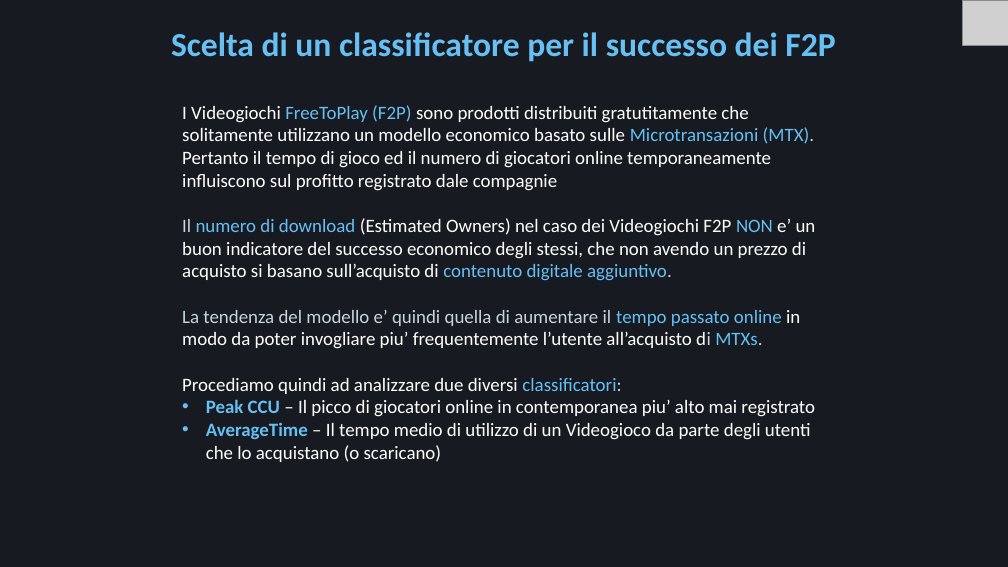
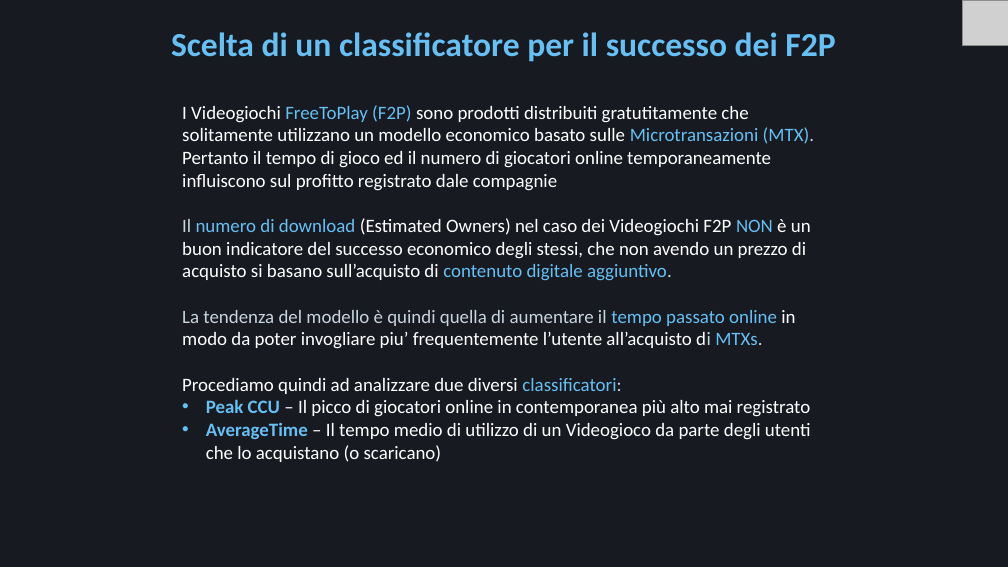
Before and after one commit to Mora11231/VisualizzazioneScientifica, a slide deck: slide 16 of Steam.pptx. Drawn at 1008x567 pixels with LibreOffice and Linux fonts; fonts in the diff are those of the drawing; grey boxes stand for pictures. Boxes give left, top, right and bottom in pixels: in the first picture for what was removed or moved away, otherwise in the second. Text is boxed around its words. In the diff, an @@ line names an element or a change of style, - is before the commit and + after.

Commit message:
Aggiunti accenti

```diff
--- a/Steam.pptx
+++ b/Steam.pptx
@@ text at (182, 218, 811, 349): text changed @@
-Il numero di download (Estimated Owners) nel caso dei Videogiochi F2P NON e’ un buon indicatore del successo economico degli stessi, che non avendo un prezzo di acquisto si basano sull’acquisto di contenuto digitale aggiuntivo.
-La tendenza del modello e’ quindi quella di aumentare il tempo passato online in modo da poter invogliare piu’ frequentemente l’utente all’acquisto di MTXs.
+Il numero di download (Estimated Owners) nel caso dei Videogiochi F2P NON è un buon indicatore del successo economico degli stessi, che non avendo un prezzo di acquisto si basano sull’acquisto di contenuto digitale aggiuntivo.
+La tendenza del modello è quindi quella di aumentare il tempo passato online in modo da poter invogliare piu’ frequentemente l’utente all’acquisto di MTXs.
@@ text at (206, 399, 811, 417): text changed @@
-• Peak CCU – Il picco di giocatori online in contemporanea piu’ alto mai registrato
+• Peak CCU – Il picco di giocatori online in contemporanea più alto mai registrato
```
Also in this commit, not shown: 11 other slides changed.
